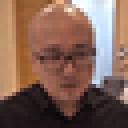
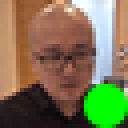
Two versions of the same layered image (128x128). Layer-by-layer changes:
added layer "Ellipse 1 copy" in group "Group 1" over [84, 84, 128, 128]
